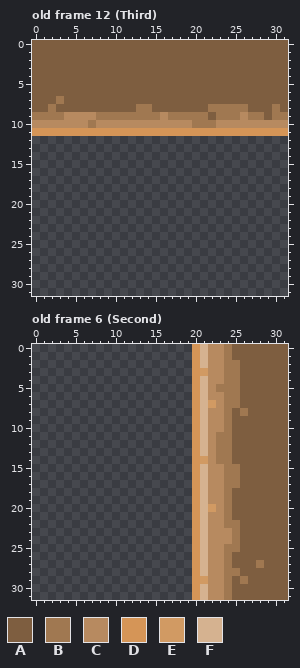
File history of a pixel-art file, TileMapDesiertoNewStyle.ase. The first picture shows the starting point.
32x32 pixels, 45 frames. Shown: old frame 12 (Third), old frame 6 (Second).
Palette (. is transparent): A #7e5e40  B #a07851  C #b78a60  D #d59557  E #d19a63  F #d5b290
Pixels before, old frame 12 (Third), first column x 0:
 0 AAAAAAAAAAAAAAAAAAAAAAAAAAAAAAAA
 1 AAAAAAAAAAAAAAAAAAAAAAAAAAAAAAAA
 2 AAAAAAAAAAAAAAAAAAAAAAAAAAAAAAAA
 3 AAAAAAAAAAAAAAAAAAAAAAAAAAAAAAAA
 4 AAAAAAAAAAAAAAAAAAAAAAAAAAAAAAAA
 5 AAAAAAAAAAAAAAAAAAAAAAAAAAAAAAAA
 6 AAAAAAAAAAAAAAAAAAAAAAAAAAAAAAAA
 7 AAABAAAAAAAAAAAAAAAAAAAAAAAAAAAA
 8 AABAAAAAAAAAABBAAAAAAABBBBBAAABA
 9 BBBBCCCCBBBBBBBBCBBBBBABBBCBBABB
10 CCCCCCCBCCCCCCCCCCCCBBBCCCCCCCCC
11 DDDDDDDDDDDDDDDDDDDDDDDDDDDDDDDD
Pixels before, old frame 6 (Second), first column x 20:
 0 DFCCBAAAAAAA
 1 DFCCBAAAAAAA
 2 DFCCBBAAAAAA
 3 DECCBBAAAAAA
 4 DFCCBBAAAAAA
 5 DFCBBBAAAAAA
 6 DFCCBBAAAAAA
 7 DFECBBAAAAAA
 8 DFCCBABAAAAA
 9 DFCCBAAAAAAA
10 DFCCBAAAAAAA
11 DFCBBAAAAAAA
12 DFCBBAAAAAAA
13 DFCBBAAAAAAA
14 DECBBAAAAAAA
15 DFCCBBAAAAAA
16 DFCCBBAAAAAA
17 DFCCBBAAAAAA
18 DFCCBAAAAAAA
19 DFCCBAAAAAAA
20 DFECBAAAAAAA
21 DFCCBAAAAAAA
22 DFCCBBAAAAAA
23 DFCCCBAAAAAA
24 DFCCCBAAAAAA
25 DFCCBBAAAAAA
26 DFCCBAAAAAAA
27 DFCCBAAABAAA
28 DFCCBBAAAAAA
29 DECCBABAAAAA
30 DFCCBAAAAAAA
31 DFCCBAAAAAAA
The same view after the edit:
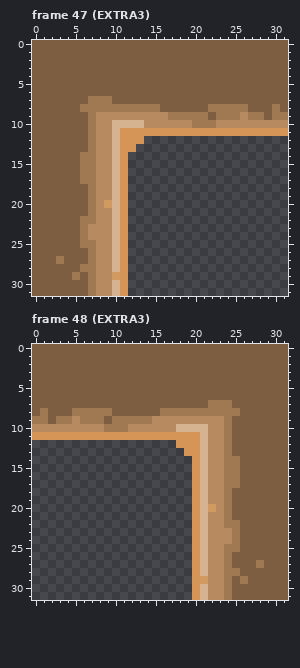
A new or re-ordered frame is compared with the old frame closest to it.
The exact change:
frames 45 -> 50
Frame 47 (EXTRA3) is new; against old frame 12 (Third), layer "Layer 1":
y 7: x 3 B -> A; x 7..9 AAA -> BBB
y 8: x 2 B -> A; x 6..12 AAAAAAA -> BBBBBBB; x 15 A -> B
y 9: x 0..15 BBBBCCCCBBBBBBBB -> AAAAAAABCCCCCCCC
y 10: x 0..6 CCCCCCC -> AAAAAAA; x 10..13 CCCC -> FFFF
y 11: x 0..10 DDDDDDDDDDD -> AAAAAAABCCF
y 12: x 0..13 .............. -> AAAAAAABCCFDDD
y 13: x 0..12 ............. -> AAAAAAABCCFDD
y 14..17: x 0..11 ............ -> AAAAAABBCCFD
y 18..19: x 0..11 ............ -> AAAAAAABCCFD
y 20: x 0..11 ............ -> AAAAAAABCEFD
y 21: x 0..11 ............ -> AAAAAAABCCFD
y 22: x 0..11 ............ -> AAAAAABBCCFD
y 23..24: x 0..11 ............ -> AAAAAABCCCFD
y 25: x 0..11 ............ -> AAAAAABBCCFD
y 26: x 0..11 ............ -> AAAAAAABCCFD
y 27: x 0..11 ............ -> AAABAAABCCFD
y 28: x 0..11 ............ -> AAAAAABBCCFD
y 29: x 0..11 ............ -> AAAAABABCCED
y 30..31: x 0..11 ............ -> AAAAAAABCCFD
Frame 48 (EXTRA3) is new; against old frame 6 (Second), layer "Layer 1":
y 0..1: x 0..24 ....................DFCCB -> AAAAAAAAAAAAAAAAAAAAAAAAA
y 2: x 0..25 ....................DFCCBB -> AAAAAAAAAAAAAAAAAAAAAAAAAA
y 3: x 0..25 ....................DECCBB -> AAAAAAAAAAAAAAAAAAAAAAAAAA
y 4: x 0..25 ....................DFCCBB -> AAAAAAAAAAAAAAAAAAAAAAAAAA
y 5: x 0..25 ....................DFCBBB -> AAAAAAAAAAAAAAAAAAAAAAAAAA
y 6: x 0..25 ....................DFCCBB -> AAAAAAAAAAAAAAAAAAAAAAAAAA
y 7: x 0..23 ....................DFEC -> AAAAAAAAAAAAAAAAAAAAAABB; x 25 B -> A
y 8: x 0..23 ....................DFCC -> ABAAABBBBBAAAAAABBBBBBBB; x 25..26 AB -> BA
y 9: x 0..21 ....................DF -> BBABBCBBBABBBBBCCCCCCC
y 10: x 0..20 ....................D -> CCCCCCCCCBBBCCCCCCFFF
y 11: x 0..19 .................... -> DDDDDDDDDDDDDDDDDDDD; x 23 B -> C
y 12: x 18..19 .. -> DD; x 23 B -> C
y 13: x 19 . -> D; x 23 B -> C
y 14: x 21 E -> F; x 23 B -> C; x 25 A -> B
Changed places in both pictures, as pixel boxes (x1, y1, x2, y2):
changed: (32, 96, 160, 296)
changed: (32, 344, 248, 464)
